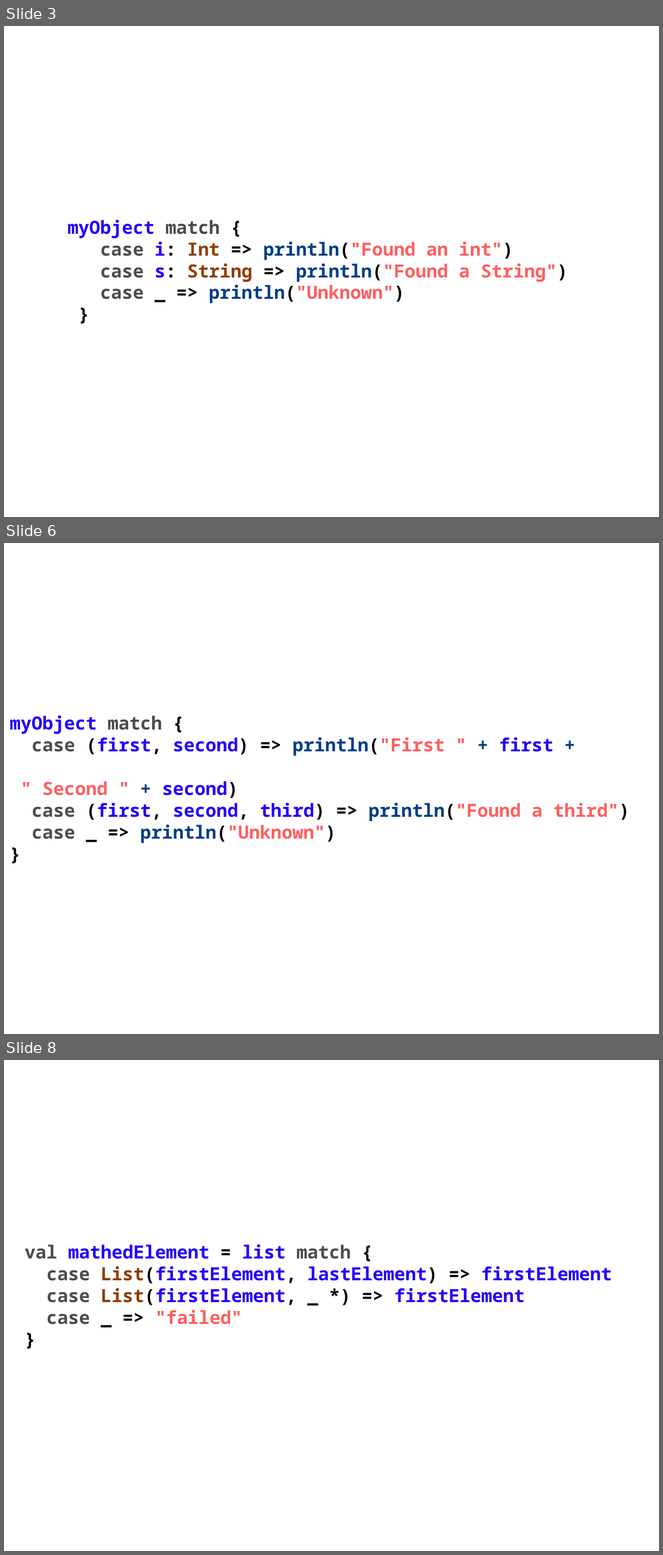
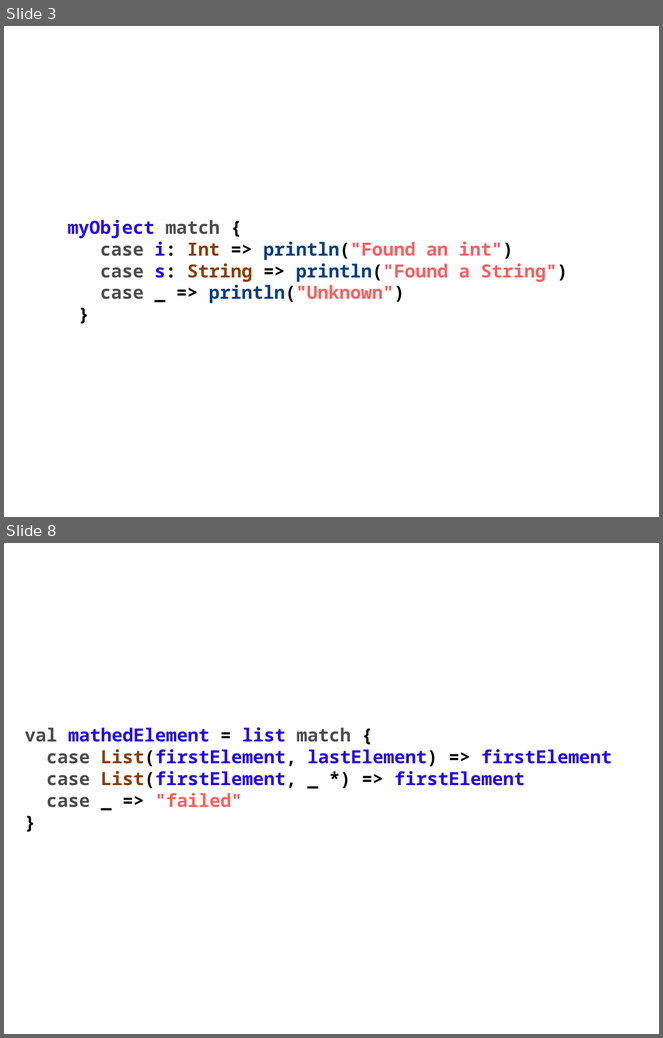
Before and after one commit to javaBin/scala-training-slides, a slide deck: 1.5-pattern_matching.odp. Shown one above the other, each under a label of ours: slides 3, 6 and 8 before the commit, slides 3 and 8 after it; the slides between them are not shown. The pictures are 663x1555 and 663x1038 pixels, drawn with LibreOffice and Linux fonts; fonts in the diff are those of the drawing; background and template pictures are left out. Boxes give left, top, right and bottom in pixels: in the first picture for what was removed or moved away, otherwise in the second. Text is boxed around its words. In the diff, an @@ line names an element or a change of style, - is before the commit and + after.

```diff
--- a/1.5-pattern_matching.odp
+++ b/1.5-pattern_matching.odp
@@ slide 6 removed at (4,543,659,1034), background #FFFFFF @@
@@ text removed at (10,716,630,844) @@
-myObject match {
-case (first, second) => println("First " + first +
-" Second " + second)
-case (first, second, third) => println("Found a third")
-case _ => println("Unknown")
-}
```
Also in this commit, not shown: 6 slides changed, 1 slide added.
